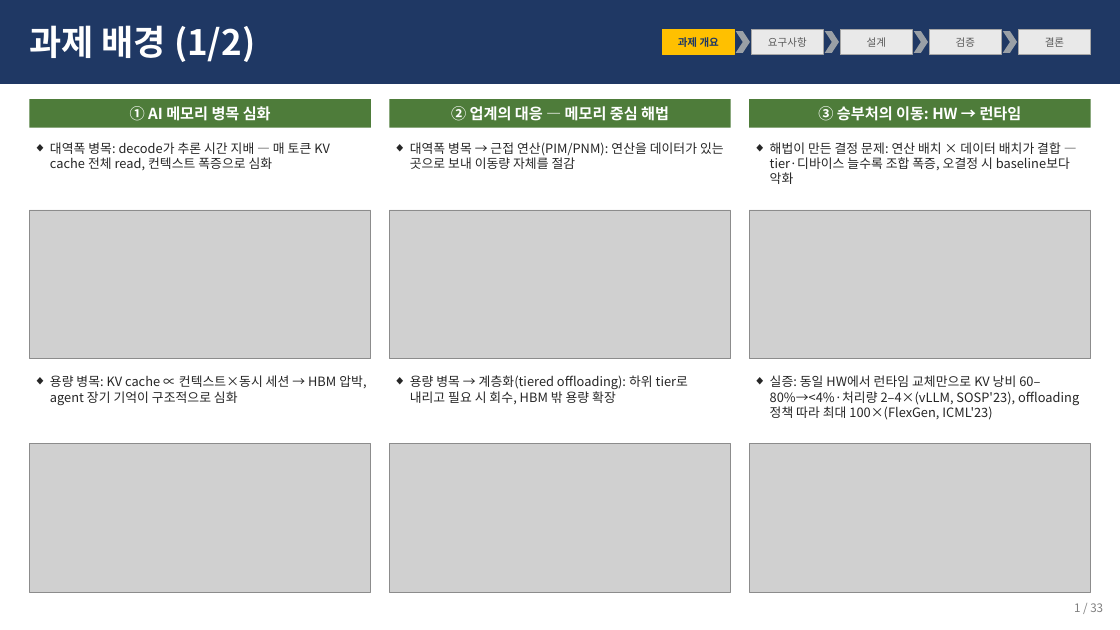
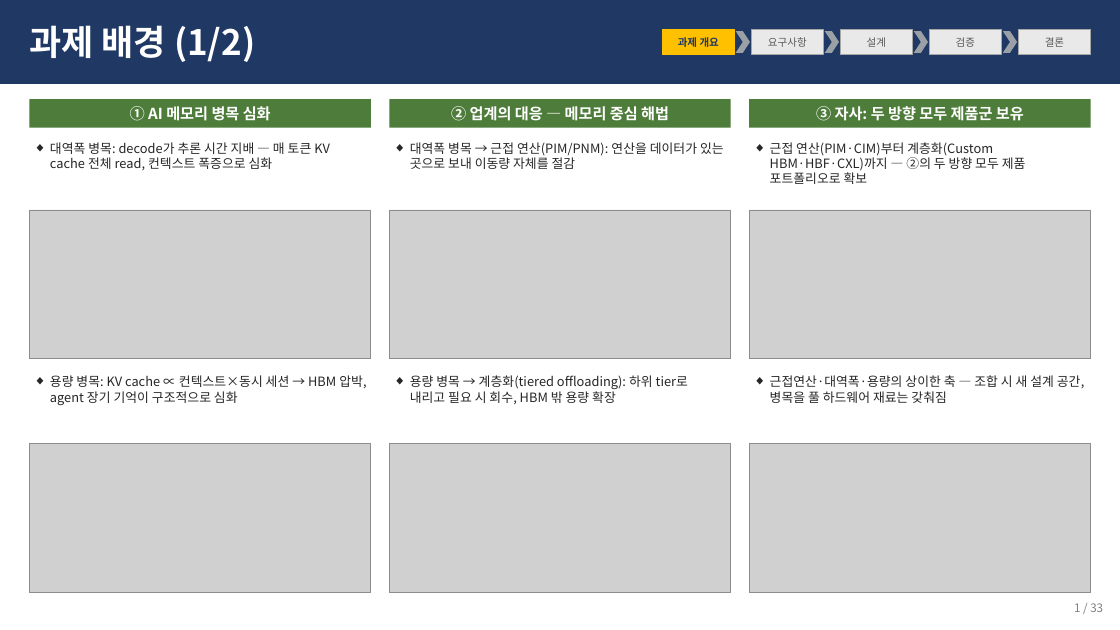
Before and after one commit to mkim0628/architect, a slide deck: slide 1 of docs/mcr_background_2p.pptx. Drawn at 1120x630 pixels with LibreOffice and Linux fonts; fonts in the diff are those of the drawing; grey boxes stand for pictures. Boxes give left, top, right and bottom in pixels: in the first picture for what was removed or moved away, otherwise in the second. Text is boxed around its words. In the diff, an @@ line names an element or a change of style, - is before the commit and + after.

```diff
--- a/docs/mcr_background_2p.pptx
+++ b/docs/mcr_background_2p.pptx
@@ text at <box>816,106,1024,121</box>: text changed @@
-③ 승부처의 이동: HW → 런타임
+③ 자사: 두 방향 모두 제품군 보유
@@ text at <box>770,142,1026,184</box>: text changed @@
-◆ 해법이 만든 결정 문제: 연산 배치 × 데이터 배치가 결합 — tier·디바이스 늘수록 조합 폭증, 오결정 시 baseline보다 악화
+◆ 근접 연산(PIM·CIM)부터 계층화(Custom HBM·HBF·CXL)까지 — ②의 두 방향 모두 제품 포트폴리오로 확보
@@ text at <box>770,375,1084,403</box>: text changed @@
-◆ 실증: 동일 HW에서 런타임 교체만으로 KV 낭비 60–80%→<4%·처리량 2–4×(vLLM, SOSP'23), offloading 정책 따라 최대 100×(FlexGen, ICML'23)
+◆ 근접연산·대역폭·용량의 상이한 축 — 조합 시 새 설계 공간, 병목을 풀 하드웨어 재료는 갖춰짐
```
Also in this commit, not shown: 1 other slide changed, 5 other files.
